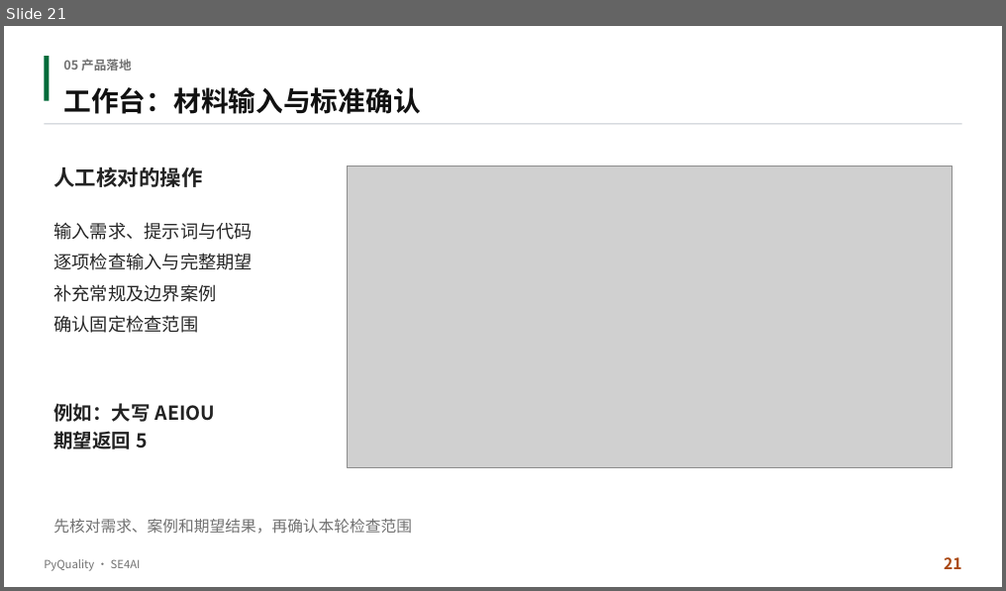
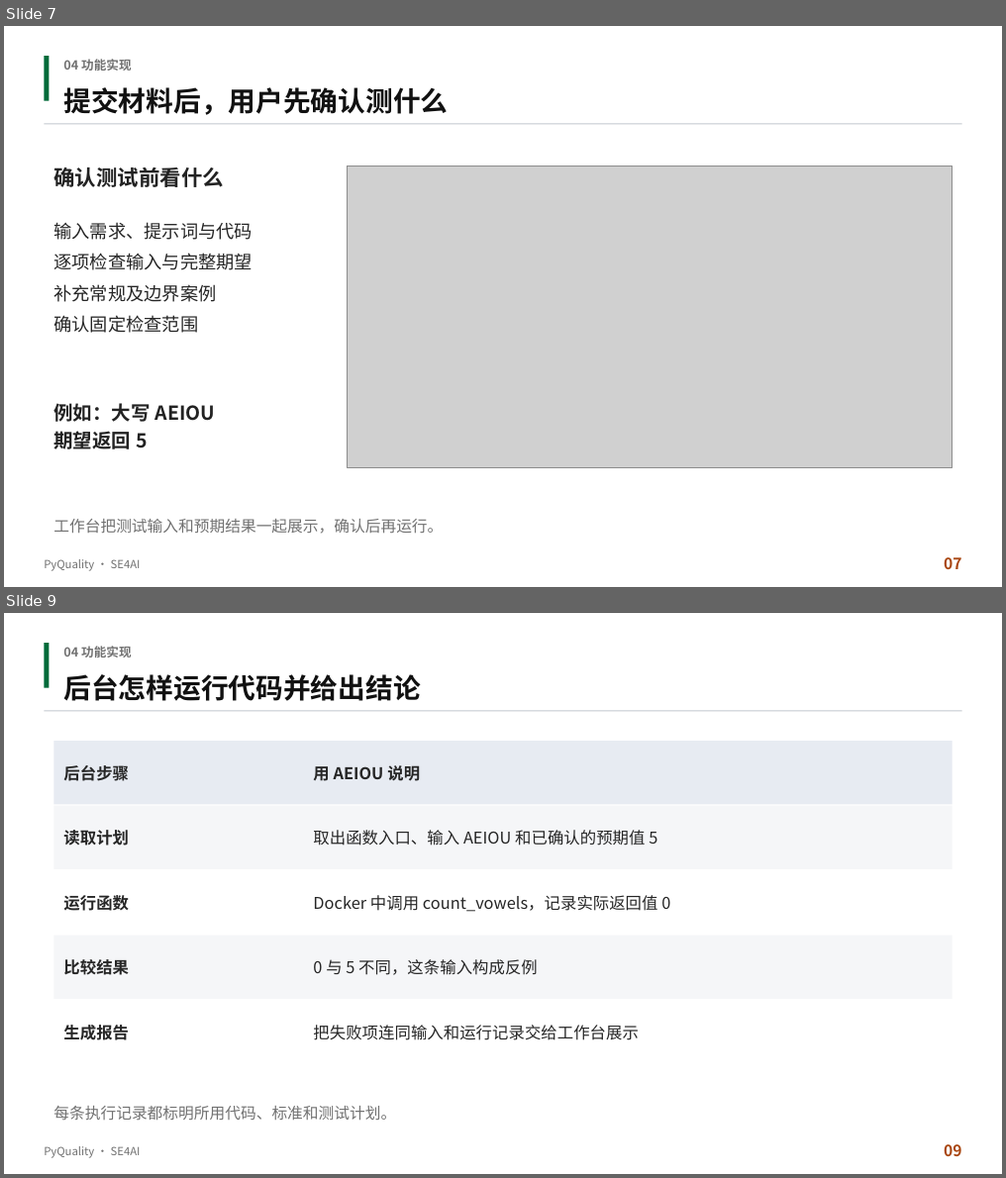
Before and after one commit to aCuttlefish/PyQuality, a slide deck: course-delivery/docs/汇报与实机演示/PyQuality_终期汇报.pptx. Shown one above the other, each under a label of ours: slide 21 before the commit, slides 7 and 9 after it; the slides between them are not shown. The pictures are 1006x591 and 1006x1178 pixels, drawn with LibreOffice and Linux fonts; fonts in the diff are those of the drawing; grey boxes stand for pictures. Boxes give left, top, right and bottom in pixels: in the first picture for what was removed or moved away, otherwise in the second. Text is boxed around its words. In the diff, an @@ line names an element or a change of style, - is before the commit and + after.

```diff
--- a/course-delivery/docs/汇报与实机演示/PyQuality_终期汇报.pptx
+++ b/course-delivery/docs/汇报与实机演示/PyQuality_终期汇报.pptx
@@ slide 9 added at (4,613,1002,1174), background #FFFFFF @@
@@ rectangle added at (45,643,49,688), fill #006B3A @@
@@ text added at (63,646,131,658), 15 pt, text #717171, bold @@
+04 功能实现
@@ text added at (63,674,420,701), 33 pt, text #111111, bold @@
+后台怎样运行代码并给出结论
@@ line added from (45, 711) to (961, 711), #C3C7CE 1.05 pt @@
@@ rectangle added at (54,741,951,804), fill #E7EBF2 @@
@@ text added at (63,765,129,781), 19.5 pt, text #262626, bold @@
+后台步骤
@@ text added at (313,765,420,781), 19.5 pt, text #262626, bold @@
+用 AEIOU 说明
@@ rectangle added at (54,806,951,869), fill #F5F6F8 @@
@@ text added at (63,830,129,846), 19.5 pt, text #262626, bold @@
+读取计划
@@ text added at (313,830,657,846), 19.5 pt, text #262626 @@
+取出函数入口、输入 AEIOU 和已确认的预期值 5
@@ rectangle added at (54,870,951,934), fill #FFFFFF @@
@@ text added at (63,895,129,911), 19.5 pt, text #262626, bold @@
+运行函数
@@ text added at (313,895,670,912), 19.5 pt, text #262626 @@
+Docker 中调用 count_vowels，记录实际返回值 0
@@ rectangle added at (54,936,951,999), fill #F5F6F8 @@
@@ text added at (63,959,129,975), 19.5 pt, text #262626, bold @@
+比较结果
@@ text added at (313,959,538,975), 19.5 pt, text #262626 @@
+0 与 5 不同，这条输入构成反例
@@ rectangle added at (54,1000,951,1063), fill #FFFFFF @@
@@ text added at (63,1025,129,1041), 19.5 pt, text #262626, bold @@
+生成报告
@@ text added at (313,1025,638,1041), 19.5 pt, text #262626 @@
+把失败项连同输入和运行记录交给工作台展示
@@ text added at (54,1106,396,1120), 18.8 pt, text #717171 @@
+每条执行记录都标明所用代码、标准和测试计划。
@@ text added at (44,1147,141,1158), 13.5 pt, text #717171 @@
+PyQuality · SE4AI
@@ text added at (944,1145,962,1157), 18.8 pt, text #A94712, bold @@
+09
@@ what was slide 21 is now slide 7 @@
@@ slide 7 changed as well @@
@@ text at (63,59,131,71): text changed @@
-05 产品落地
+04 功能实现
@@ text at (63,87,448,115): text changed @@
-工作台：材料输入与标准确认
+提交材料后，用户先确认测什么
@@ text at (54,168,224,187): text changed @@
-人工核对的操作
+确认测试前看什么
@@ text at (54,519,443,534): text changed @@
-先核对需求、案例和期望结果，再确认本轮检查范围
+工作台把测试输入和预期结果一起展示，确认后再运行。
@@ text at (944,558,962,570): text changed @@
-21
+07
```
Also in this commit, not shown: 9 other slides changed, 5 other slides added, 28 slides removed, 4 other files.
